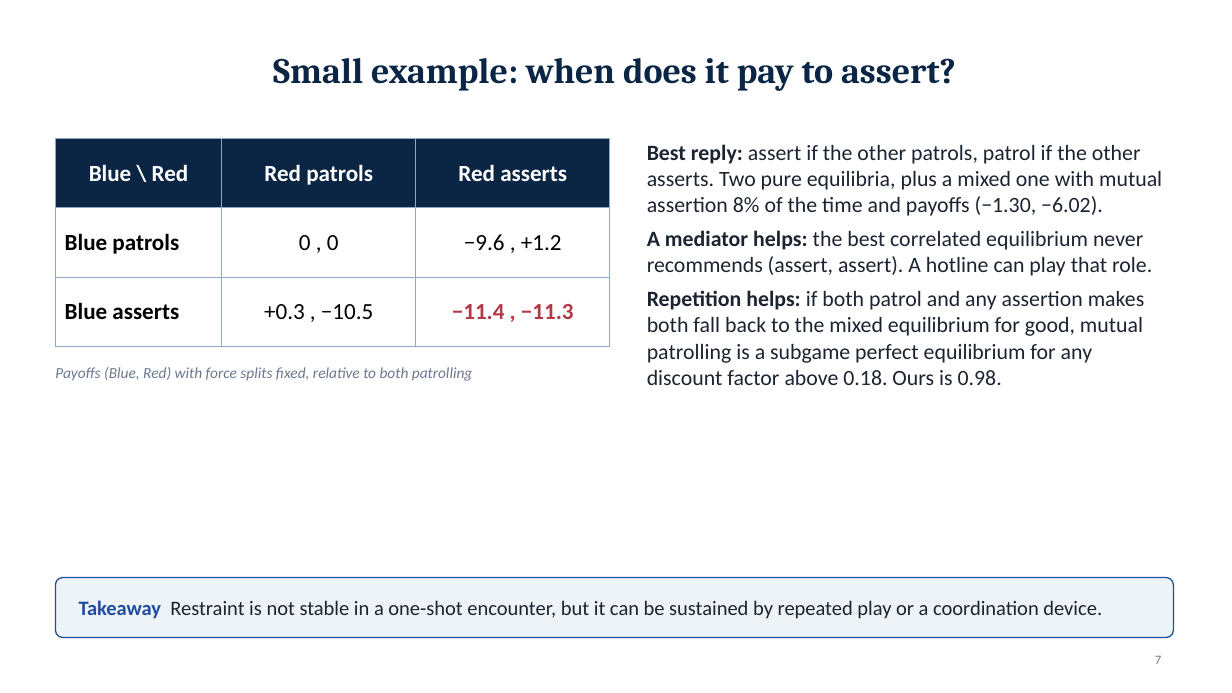
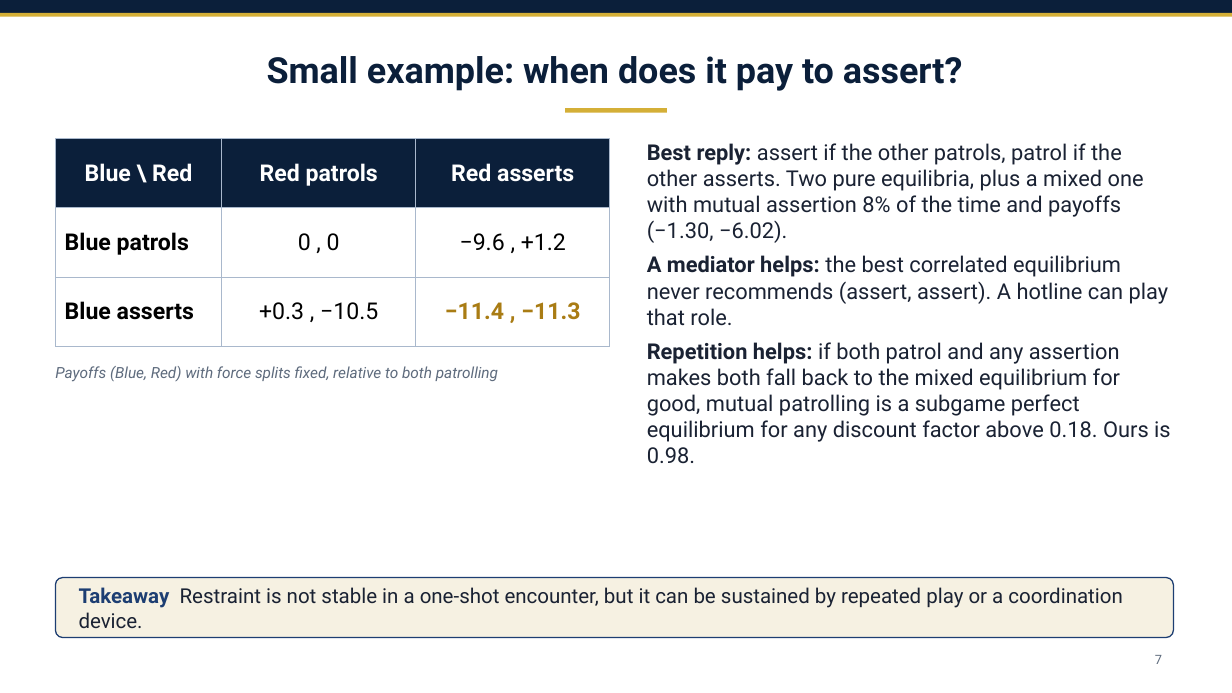
Before and after one commit to draggin-anchor/6.S974-Wargaming-Term-Project, a slide deck: slide 7 of deliverables/02-workshop1-slides.pptx. Drawn at 1232x693 pixels with LibreOffice and Linux fonts; fonts in the diff are those of the drawing. Boxes give left, top, right and bottom in pixels: in the first picture for what was removed or moved away, otherwise in the second. Text is boxed around its words. In the diff, an @@ line names an element or a change of style, - is before the commit and + after.

Commit message:
Workshop 1 slides: navy and gold theme, Franklin Gothic, destroyer title photo
Title photo is USS Kidd (DDG 100) underway in the Pacific, U.S. Navy photo 110518-N-OI955-090 (public domain).

```diff
--- a/deliverables/02-workshop1-slides.pptx
+++ b/deliverables/02-workshop1-slides.pptx
@@ rectangle added at box(0, 0, 1232, 13), fill #0B1F3A @@
@@ rectangle added at box(0, 13, 1232, 17), fill #D4AF37 @@
@@ title "Small example: when does it ..." at box(267, 56, 963, 91): font Cambria to Roboto, text colour #0B2545 to #0B1F3A @@
@@ rectangle added at box(566, 108, 667, 113), fill #D4AF37 @@
@@ table at box(55, 139, 610, 324) @@
@@ fill #0B2545 to #0B1F3A in row 1 @@
@@ font Calibri to Roboto @@
@@ text colour #B23A48 to #A97C14 in "−11.4 , −11.3" @@
@@ borders changed @@
@@ text "Best reply: assert if the ..." at box(647, 143, 1171, 464): font Calibri to Roboto, text colour #1B2430 to #1A2233 @@
@@ text "Payoffs (Blue, Red) with force ..." at box(55, 366, 498, 382): font Calibri to Roboto, text colour #6B7A8F to #5E6B7D @@
@@ rounded rectangle at box(55, 578, 1174, 638): fill #EEF3F8 to #F6F1E2; outline #1F4E9C 1 pt to #1D3E72 1 pt @@
@@ text "Takeaway Restraint is not stable ..." at box(79, 587, 1122, 628): font Calibri to Roboto, text colour #1B2430 to #1A2233; text colour #1F4E9C to #1D3E72 in "Takeaway" @@
@@ page number at box(1155, 655, 1162, 664): font Calibri to Roboto, text colour #6B7A8F to #5E6B7D @@
```
Also in this commit, not shown: 12 other slides changed, 2 other files.
